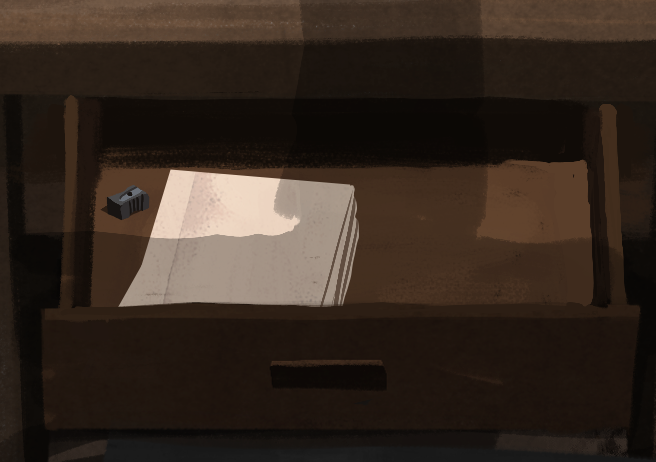
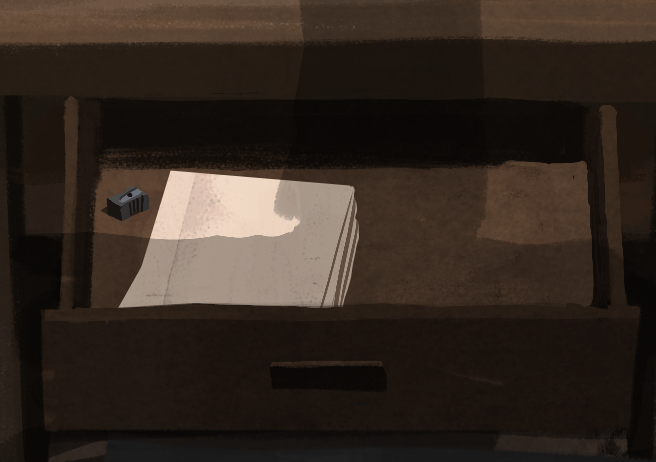
Layers edited between the first and the second (656, 462) image:
added layer "Layer 2" above "Layer 1" over [0,0,656,462]
